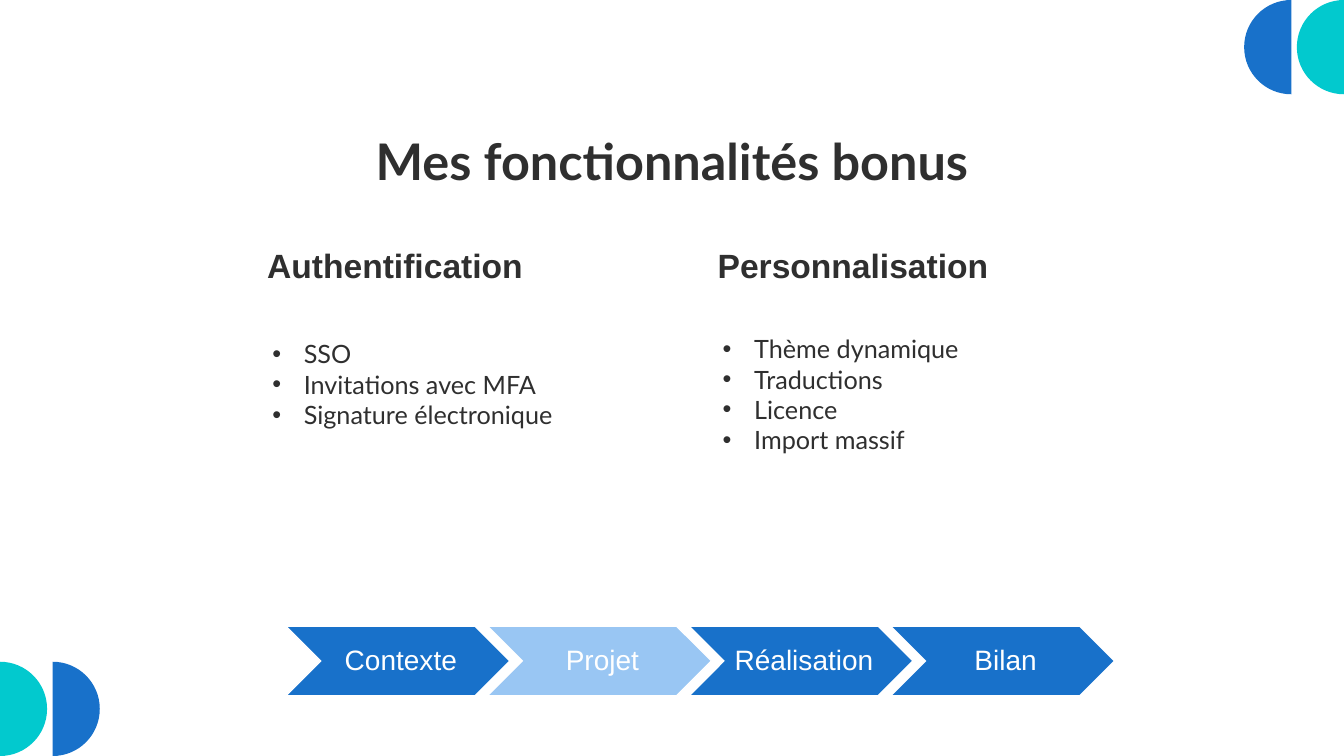
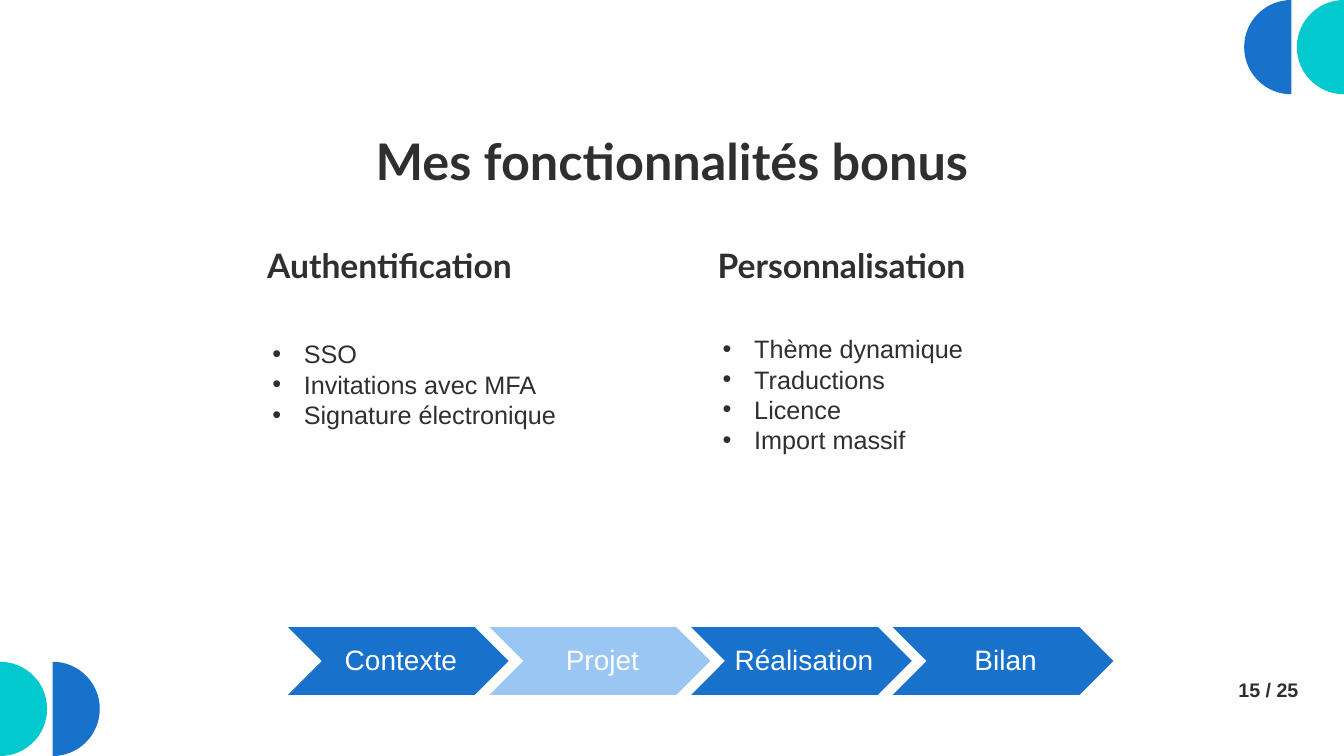
Before and after one commit to MAGREMENT/Memoire, a slide deck: slide 15 of Présentation.pptx (slide 13 before the commit). Drawn at 1344x756 pixels with LibreOffice and Linux fonts; fonts in the diff are those of the drawing. Boxes give left, top, right and bottom in pixels: in the first picture for what was removed or moved away, otherwise in the second. Text is boxed around its words. In the diff, an @@ line names an element or a change of style, - is before the commit and + after.

```diff
--- a/Présentation.pptx
+++ b/Présentation.pptx
@@ text "Authentification" at (x1=267, y1=253, x2=512, y2=279): font Arial to Lato @@
@@ text "Personnalisation" at (x1=718, y1=253, x2=966, y2=279): font Arial to Lato @@
@@ text "SSO" at (x1=304, y1=345, x2=556, y2=430): font Lato to Arial @@
@@ text "Thème dynamique" at (x1=754, y1=339, x2=963, y2=455): font Lato to Arial @@
@@ text added at (x1=1238, y1=683, x2=1299, y2=697), 14 pt, text #2F2F2F, bold @@
+15 / 25
```
Also in this commit, not shown: 20 other slides changed, 13 slides added, 1 slide removed, 1 other file.
